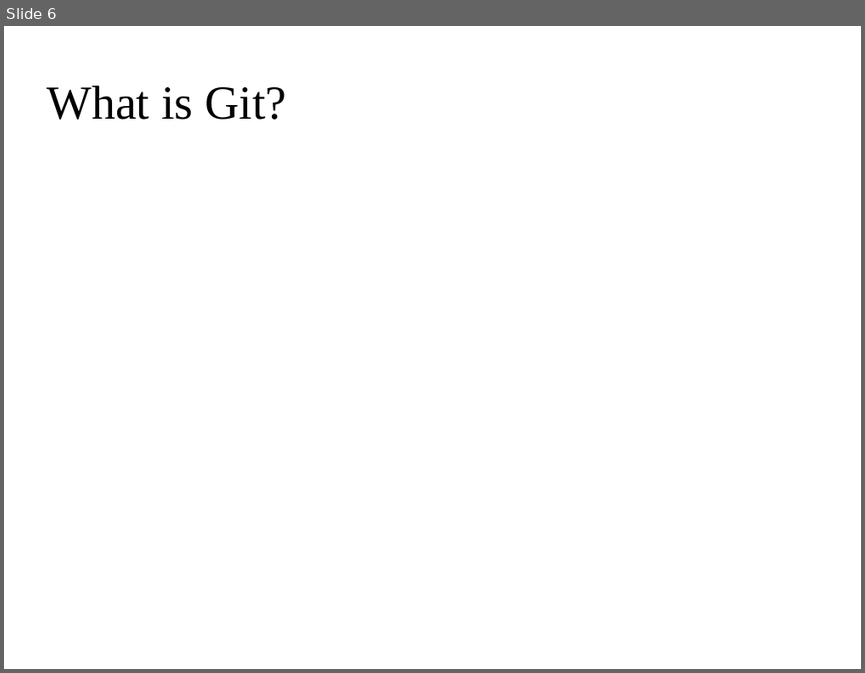
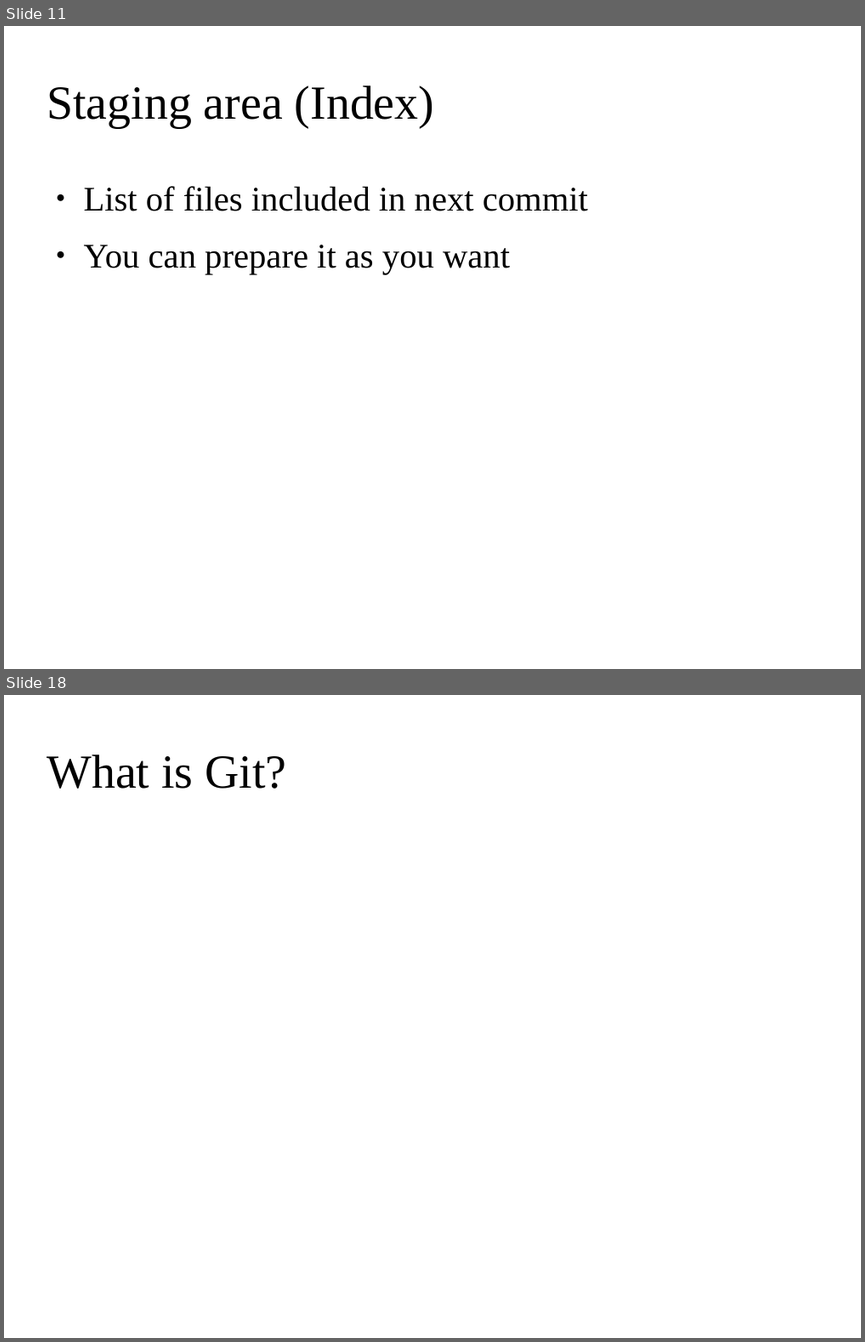
Before and after one commit to ehsansh84/git-tutorial, a slide deck: git.odp. Shown one above the other, each under a label of ours: slide 6 before the commit, slides 11 and 18 after it; the slides between them are not shown. The pictures are 865x673 and 865x1342 pixels, drawn with LibreOffice and Linux fonts; fonts in the diff are those of the drawing; background and template pictures are left out. Boxes give left, top, right and bottom in pixels: in the first picture for what was removed or moved away, otherwise in the second. Text is boxed around its words. In the diff, an @@ line names an element or a change of style, - is before the commit and + after.

```diff
--- a/git.odp
+++ b/git.odp
@@ slide 11 added at [4, 26, 861, 669], background picture (left out) @@
@@ title added at [46, 86, 434, 128], 44 pt, text #000000 @@
+Staging area (Index)
@@ text added at [84, 186, 588, 274], 32 pt, text #000000 @@
+● List of files included in next commit
+● You can prepare it as you want
@@ what was slide 6 is now slide 18 @@
```
Also in this commit, not shown: 1 slide changed, 19 other slides added.
